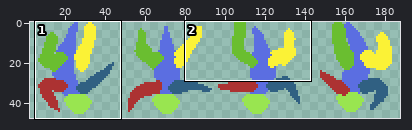
A sprite sheet gets an edit: src/images/digging.png. Above, an overview of the earlier version with the close-up marked.
Close-up. As it was:
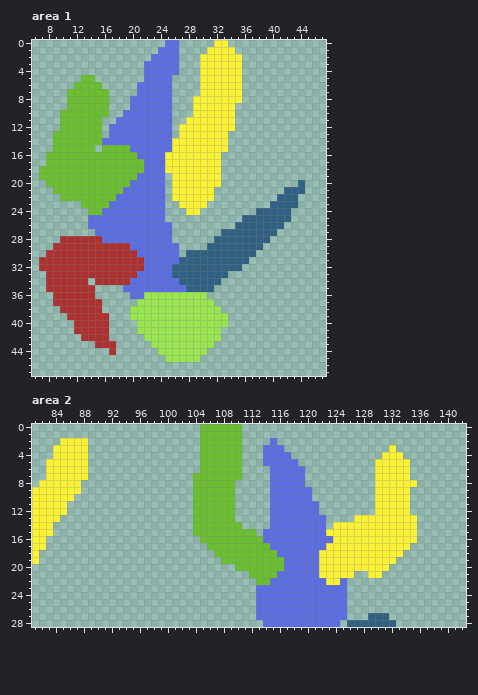
The file is 192x48 pixels. Shown: area 1: x 6..47, y 0..47; area 2: x 81..142, y 0..28. The wide view leaves out empty margins. The commit also changed other parts of the picture, which this record leaves out.
New version:
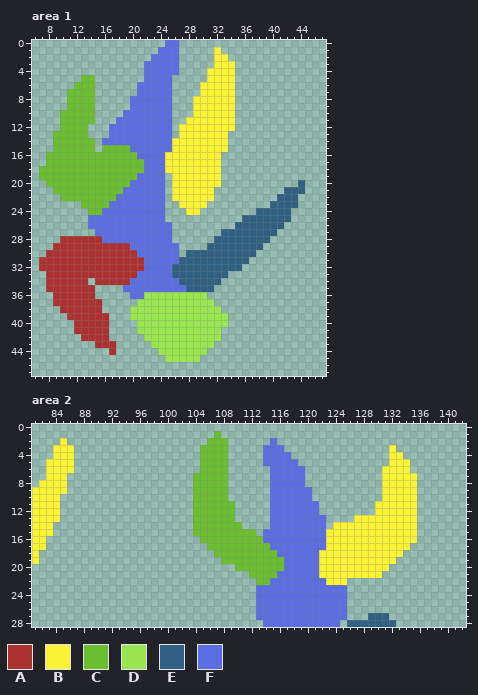
Palette (. is transparent): A #ac3232  B #fbf236  C #6abe30  D #99e550  E #306082  F #5b6ee1
Difference:
Area 1:
y 0: x 32..33 BB -> ..
y 1: x 31 B -> .; x 33..34 BB -> ..
y 2: x 30..31 BB -> ..; x 34..35 BB -> ..
y 3: x 30..31 BB -> ..; x 35 B -> .
y 4..5: x 30 B -> .; x 35 B -> .
y 6: x 15 C -> .; x 35 B -> .
y 7..8: x 15..16 CC -> ..; x 35 B -> .
y 9..10: x 15..16 CC -> ..
y 11: x 15 C -> .
y 12..13: x 14..15 CC -> ..
y 14: x 15 C -> .
Area 2:
y 0: x 105..110 CCCCCC -> ......
y 1: x 105..106 CC -> ..; x 108..110 CCC -> ...
y 2: x 86..88 BBB -> ...; x 105 C -> .; x 109..110 CC -> ..
y 3: x 87..88 BB -> ..; x 109..110 CC -> ..
y 4: x 87..88 BB -> ..; x 109..110 CC -> ..; x 131 B -> .
y 5: x 87..88 BB -> ..; x 109..110 CC -> ..; x 130..131 BB -> ..
y 6: x 87..88 BB -> ..; x 109..110 CC -> ..; x 130 B -> .
y 7: x 86..88 BBB -> ...; x 109..110 CC -> ..; x 130 B -> .; x 135 . -> B
y 8: x 86..87 BB -> ..; x 109 C -> .; x 130 B -> .
y 9: x 86..87 BB -> ..; x 109 C -> .; x 130 B -> .; x 135 . -> B
y 10: x 85..86 BB -> ..; x 109 C -> .; x 130 B -> .; x 135 . -> B
y 11..12: x 85 B -> .; x 135 . -> B
y 16: x 123 F -> B
y 21: x 127..128 .. -> BB
y 22: x 125 F -> B
